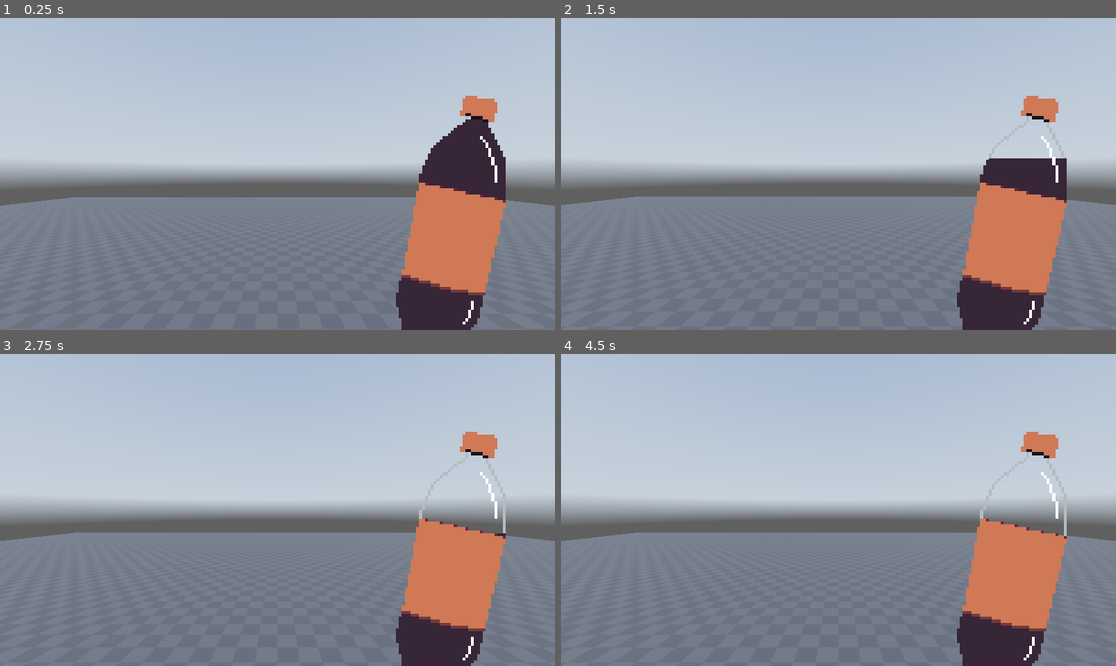
Above: before the commit, frames 1-4 (two rows, left to right).
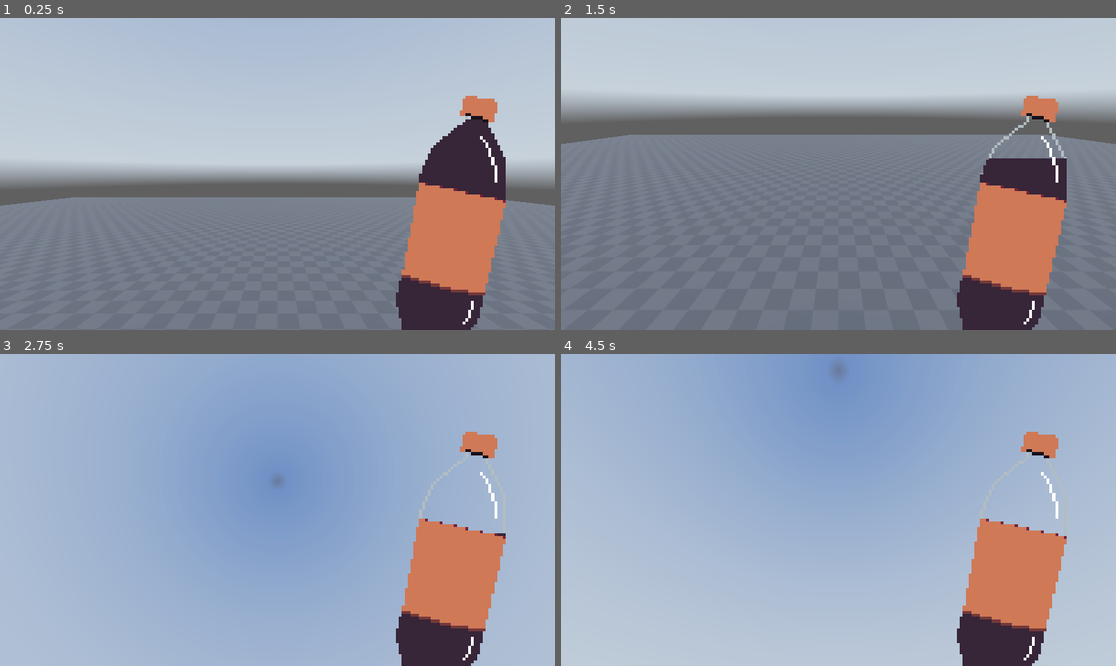
Above: after the commit, the same moments.

Repository: Shuflduf/Pepsi
Game: Godot game, scene res://world.tscn
Two runs of this game, one before a commit and one after it. Both use one fixed random seed, a clock stepped at 60 frames per second and the inputs below. A sky picture missing from this copy of the repository is replaced by a grey-blue gradient.
Inputs (mouse positions are in pixels of both pictures, inside the frame that each line leads up to):
- Up to frame 1 (0.25 s): no input
- Up to frame 2 (1.5 s): tap Enter at 0.5 s; move the mouse to (960, 158) at 0.52 s; hold Space (jump, bound only after the commit) 0.53-1.28 s; move the mouse to (727, 189) at 1.27 s; tap Space (jump, bound only after the commit) at 1.35 s
- Up to frame 3 (2.75 s): tap Space (jump, bound only after the commit) at 1.52, 1.82 s; move the mouse to (333, 441) at 2.02 s; hold Space (jump, bound only after the commit) from 2.03 s (still down)
- Up to frame 4 (4.5 s): move the mouse to (810, 572) at 2.77 s; release Space (jump, bound only after the commit) at 2.78 s; tap Space (jump, bound only after the commit) at 2.85, 3.02, 3.32, 3.5, 4.35 s; move the mouse to (1005, 556) at 3.52 s; hold Space (jump, bound only after the commit) 3.53-4.28 s; tap Escape (ui_cancel) at 4.15 s; tap Enter at 4.25 s; move the mouse to (672, 463) at 4.27 s

The runs differ from the first frame. In frame 2, 27% of the frame differs, in the area x 0-100%, y 25-60%; in frame 3, 80%; in frame 4, 83%, in the area x 0-100%, y 0-100%.

Commit message:
started reload anim

Diff:
--- a/player.gd
+++ b/player.gd
@@ -3,5 +3,30 @@
 @onready var ui: Control = $UI
 @onready var pepsi_bar: TextureProgressBar = $UI/TextureProgressBar
 
+@export var mouse_sens: float = 0.01
+
+func _ready() -> void:
+    Input.mouse_mode = Input.MOUSE_MODE_CAPTURED
+
 func _process(delta: float) -> void:
     pepsi_bar.value -= delta * 10
+
+func is_on_floor() -> bool:
+    if test_move(transform, Vector3.DOWN*0.1 * get_physics_process_delta_time() ):
+        return true
+    else:
+        return false
+
+func _unhandled_key_input(event: InputEvent) -> void:
+    if event.is_pressed():
+        if event.is_action_pressed("jump") and is_on_floor():
+            apply_central_impulse(Vector3.UP * 5)
+        if event.is_action_pressed("ui_cancel"):
+            Input.mouse_mode = Input.MOUSE_MODE_VISIBLE if Input.mouse_mode == Input.MOUSE_MODE_CAPTURED else Input.MOUSE_MODE_CAPTURED
+
+func _input(event: InputEvent) -> void:
+    if event is InputEventMouseMotion:
+        rotate_y(-event.relative.x * mouse_sens)
+
+        $CamPivot.rotate_x(-event.relative.y * mouse_sens)
+        $CamPivot.rotation.x = clamp($CamPivot.rotation.x, deg_to_rad(-89), deg_to_rad(89))
--- a/project.godot
+++ b/project.godot
@@ -19,6 +19,34 @@
 
 enabled=PackedStringArray("res://addons/godot_super-wakatime/plugin.cfg")
 
+[input]
+
+jump={
+"deadzone": 0.2,
+"events": [Object(InputEventKey,"resource_local_to_scene":false,"resource_name":"","device":-1,"window_id":0,"alt_pressed":false,"shift_pressed":false,"ctrl_pressed":false,"meta_pressed":false,"pressed":false,"keycode":0,"physical_keycode":32,"key_label":0,"unicode":32,"location":0,"echo":false,"script":null)
+]
+}
+left={
+"deadzone": 0.2,
+"events": [Object(InputEventKey,"resource_local_to_scene":false,"resource_name":"","device":-1,"window_id":0,"alt_pressed":false,"shift_pressed":false,"ctrl_pressed":false,"meta_pressed":false,"pressed":false,"keycode":0,"physical_keycode":65,"key_label":0,"unicode":97,"location":0,"echo":false,"script":null)
+]
+}
+right={
+"deadzone": 0.2,
+"events": [Object(InputEventKey,"resource_local_to_scene":false,"resource_name":"","device":-1,"window_id":0,"alt_pressed":false,"shift_pressed":false,"ctrl_pressed":false,"meta_pressed":false,"pressed":false,"keycode":0,"physical_keycode":68,"key_label":0,"unicode":100,"location":0,"echo":false,"script":null)
+]
+}
+forward={
+"deadzone": 0.2,
+"events": [Object(InputEventKey,"resource_local_to_scene":false,"resource_name":"","device":-1,"window_id":0,"alt_pressed":false,"shift_pressed":false,"ctrl_pressed":false,"meta_pressed":false,"pressed":false,"keycode":0,"physical_keycode":87,"key_label":0,"unicode":119,"location":0,"echo":false,"script":null)
+]
+}
+backward={
+"deadzone": 0.2,
+"events": [Object(InputEventKey,"resource_local_to_scene":false,"resource_name":"","device":-1,"window_id":0,"alt_pressed":false,"shift_pressed":false,"ctrl_pressed":false,"meta_pressed":false,"pressed":false,"keycode":0,"physical_keycode":83,"key_label":0,"unicode":115,"location":0,"echo":false,"script":null)
+]
+}
+
 [rendering]
 
 textures/canvas_textures/default_texture_filter=0
--- a/world.tscn
+++ b/world.tscn
@@ -41,7 +41,9 @@
 material = SubResource("StandardMaterial3D_fj7yv")
 
 [node name="RigidBody3D" type="RigidBody3D" parent="."]
-transform = Transform3D(1, 0, 0, 0, 1, 0, 0, 0, 1, 0, 1.3, 0)
+transform = Transform3D(1, 0, 0, 0, 1, -1.74846e-07, 0, 1.74846e-07, 1, 0, 1.3, 0)
+axis_lock_angular_x = true
+axis_lock_angular_z = true
 script = ExtResource("3_dwbse")
 
 [node name="CollisionShape3D" type="CollisionShape3D" parent="RigidBody3D"]
Binary file removed: pepsi.aseprite
Binary file added: refs/reload-1.png
Binary file added: refs/reload-2.png
Binary file added: refs/reload-3.png
Binary file added: refs/reload-4.png
Binary file added: refs/reload-5.png
Binary file added: refs/reload-6.png
Binary file added: refs/reload-7.png
Binary file added: refs/reload-8.png
Not shown, changed: pepsi.blend
Not shown, changed: pepsi.blend1
